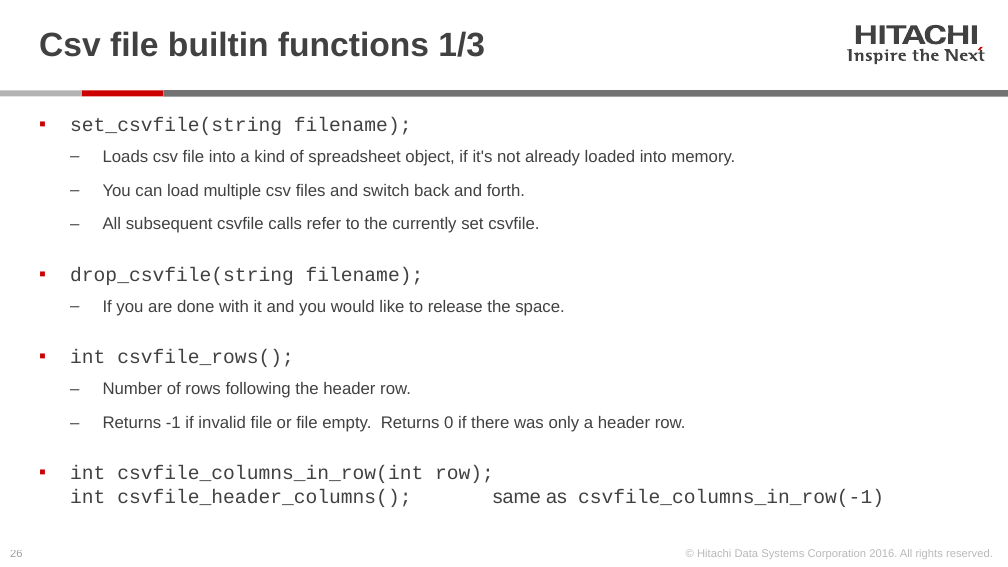
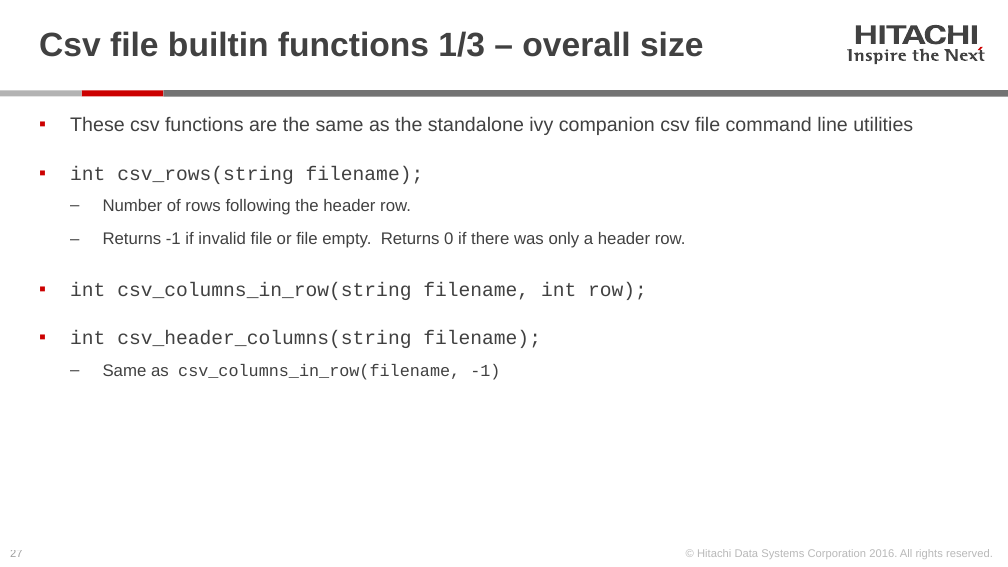
Before and after one commit to Hitachi-Data-Systems/ivy, a slide deck: slide 27 of doc/ivyscript reference.pptx (slide 26 before the commit). Drawn at 1008x567 pixels with LibreOffice and Linux fonts; fonts in the diff are those of the drawing. Boxes give left, top, right and bottom in pixels: in the first picture for what was removed or moved away, otherwise in the second. Text is boxed around its words. In the diff, an @@ line names an element or a change of style, - is before the commit and + after.

Commit message:
simplify builtin csv file utility syntax

```diff
--- a/doc/ivyscript reference.pptx
+++ b/doc/ivyscript reference.pptx
@@ title at [39, 31, 703, 57]: text changed @@
-Csv file builtin functions 1/3
+Csv file builtin functions 1/3 – overall size
@@ text at [70, 116, 913, 184]: text changed; size 12 to 14 pt @@
-▪ set_csvfile(string filename);
-  ‒ Loads csv file into a kind of spreadsheet object, if it's not already loaded into memory.
-  ‒ You can load multiple csv files and switch back and forth.
-  ‒ All subsequent csvfile calls refer to the currently set csvfile.
-▪ drop_csvfile(string filename);
-  ‒ If you are done with it and you would like to release the space.
-▪ int csvfile_rows();
+▪ These csv functions are the same as the standalone ivy companion csv file command line utilities
+▪ int csv_rows(string filename);
@@ text at [70, 282, 647, 380]: text changed @@
-▪ int csvfile_columns_in_row(int row);
-  int csvfile_header_columns(); same as csvfile_columns_in_row(-1)
+▪ int csv_columns_in_row(string filename, int row);
+▪ int csv_header_columns(string filename);
+  ‒ Same as csv_columns_in_row(filename, -1)
@@ page number at [10, 550, 22, 557]: text changed @@
-26
+27
```
Also in this commit, not shown: 3 other slides changed, 1 slide added, 4 other files.
